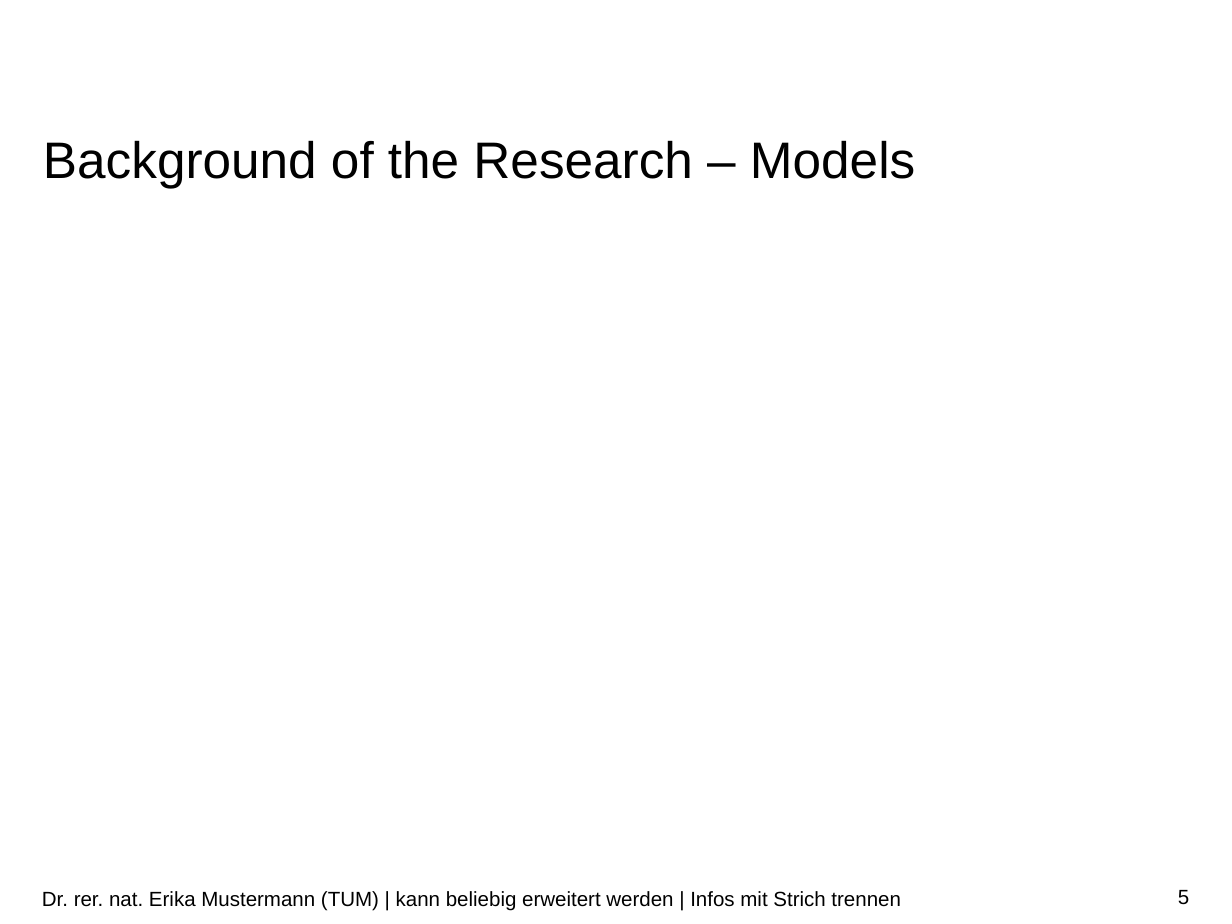
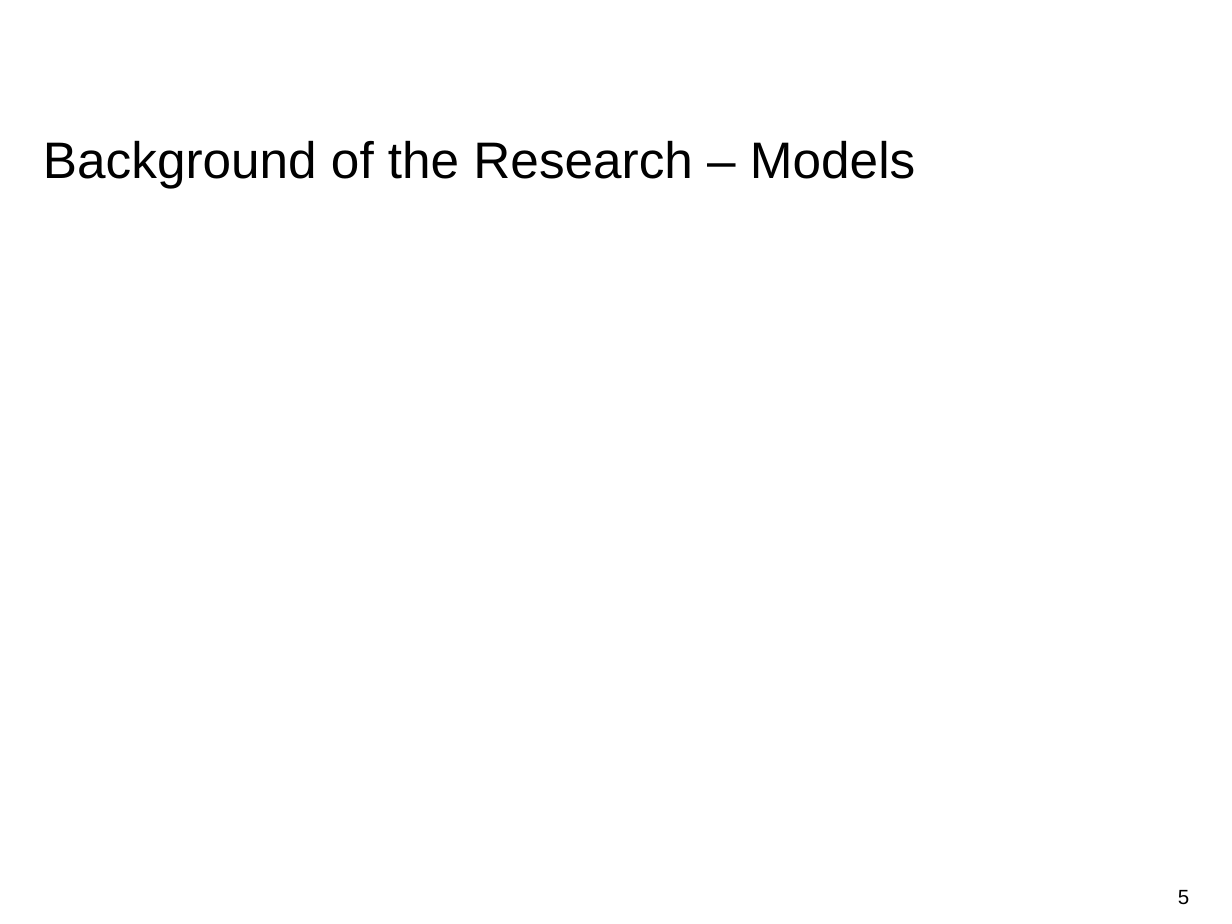
Before and after one commit to jingyi0126/Praktikum_Machine_Learning_in_Crowd_Modelling_and_Simulation, a slide deck: slide 5 of final project/Part_1+2.pptx. Drawn at 1232x924 pixels with LibreOffice and Linux fonts; fonts in the diff are those of the drawing; grey boxes stand for pictures; background and template pictures are left out. Boxes give left, top, right and bottom in pixels: in the first picture for what was removed or moved away, otherwise in the second. Text is boxed around its words. In the diff, an @@ line names an element or a change of style, - is before the commit and + after.

```diff
--- a/final project/Part_1+2.pptx
+++ b/final project/Part_1+2.pptx
@@ text removed at bbox=[42, 891, 900, 911] @@
-Dr. rer. nat. Erika Mustermann (TUM) | kann beliebig erweitert werden | Infos mit Strich trennen
```
Also in this commit, not shown: 7 other slides changed, 1 other file.
